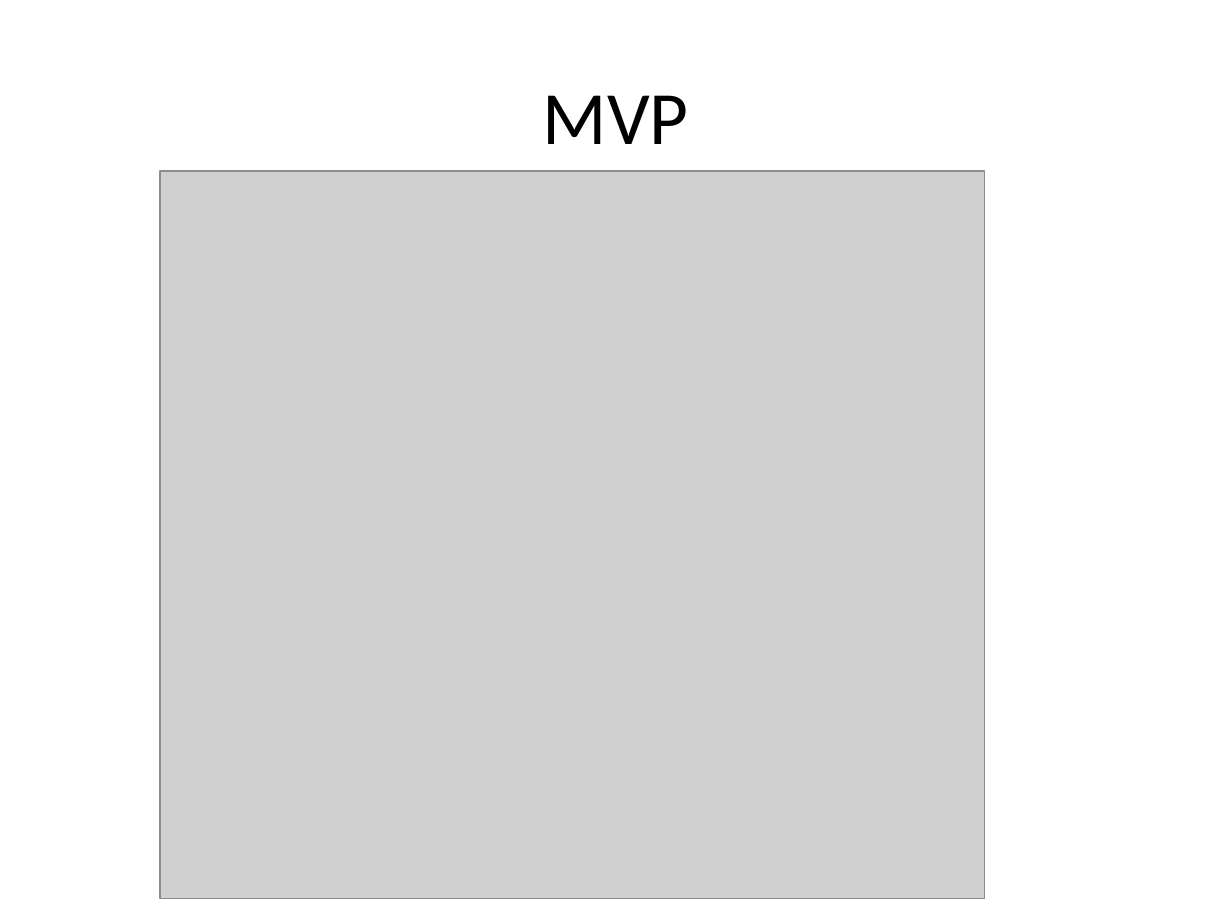
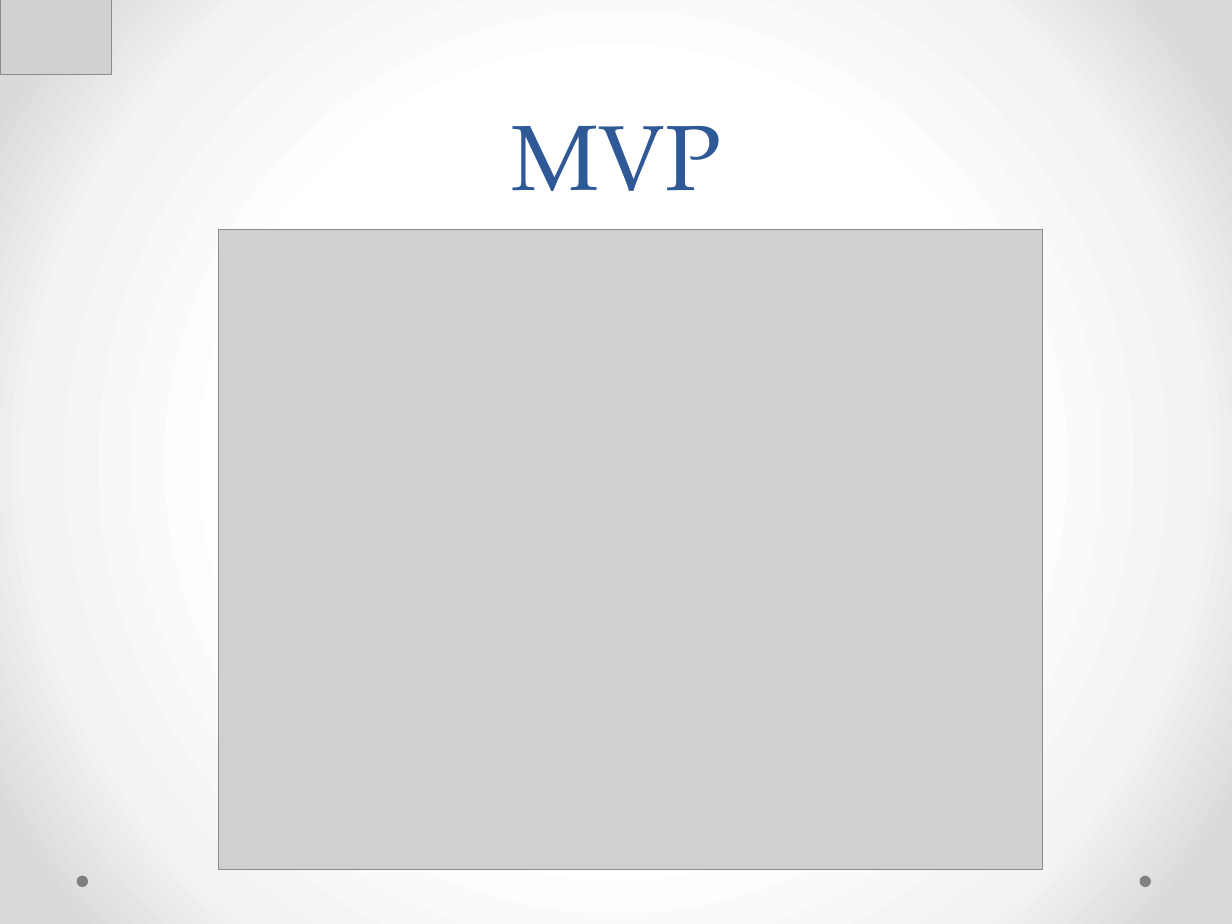
Before and after one commit to Neimarmg/TCC, a slide deck: slide 5 of Ppt.pptx (slide 4 before the commit). Drawn at 1232x924 pixels with LibreOffice and Linux fonts; fonts in the diff are those of the drawing; grey boxes stand for pictures. Boxes give left, top, right and bottom in pixels: in the first picture for what was removed or moved away, otherwise in the second. Text is boxed around its words. In the diff, an @@ line names an element or a change of style, - is before the commit and + after.

```diff
--- a/Ppt.pptx
+++ b/Ppt.pptx
@@ background #FFFFFF to gradient #FFFFFF to #F4F4F4 to #DADADA @@
@@ picture added at bbox=[0, 0, 112, 74] @@
@@ title "MVP": place and size @@
-title "MVP" at bbox=[543, 95, 689, 144]
+title "MVP" at bbox=[511, 125, 721, 191]
@@ title "MVP" at bbox=[511, 125, 721, 191]: size 44 to 54 pt, font Calibri to TeX Gyre Pagella, text colour #000000 to #2F5897; line spacing 1 to 58pt; vertical alignment middle to bottom @@
@@ picture: place and size @@
-picture at bbox=[160, 171, 984, 899]
+picture at bbox=[218, 229, 1042, 870]
@@ ellipse added at bbox=[76, 876, 87, 887], fill #808080 @@
@@ ellipse added at bbox=[1140, 876, 1151, 887], fill #808080 @@
```
Also in this commit, not shown: 3 other slides changed, 2 slides added, 2 slides removed.
